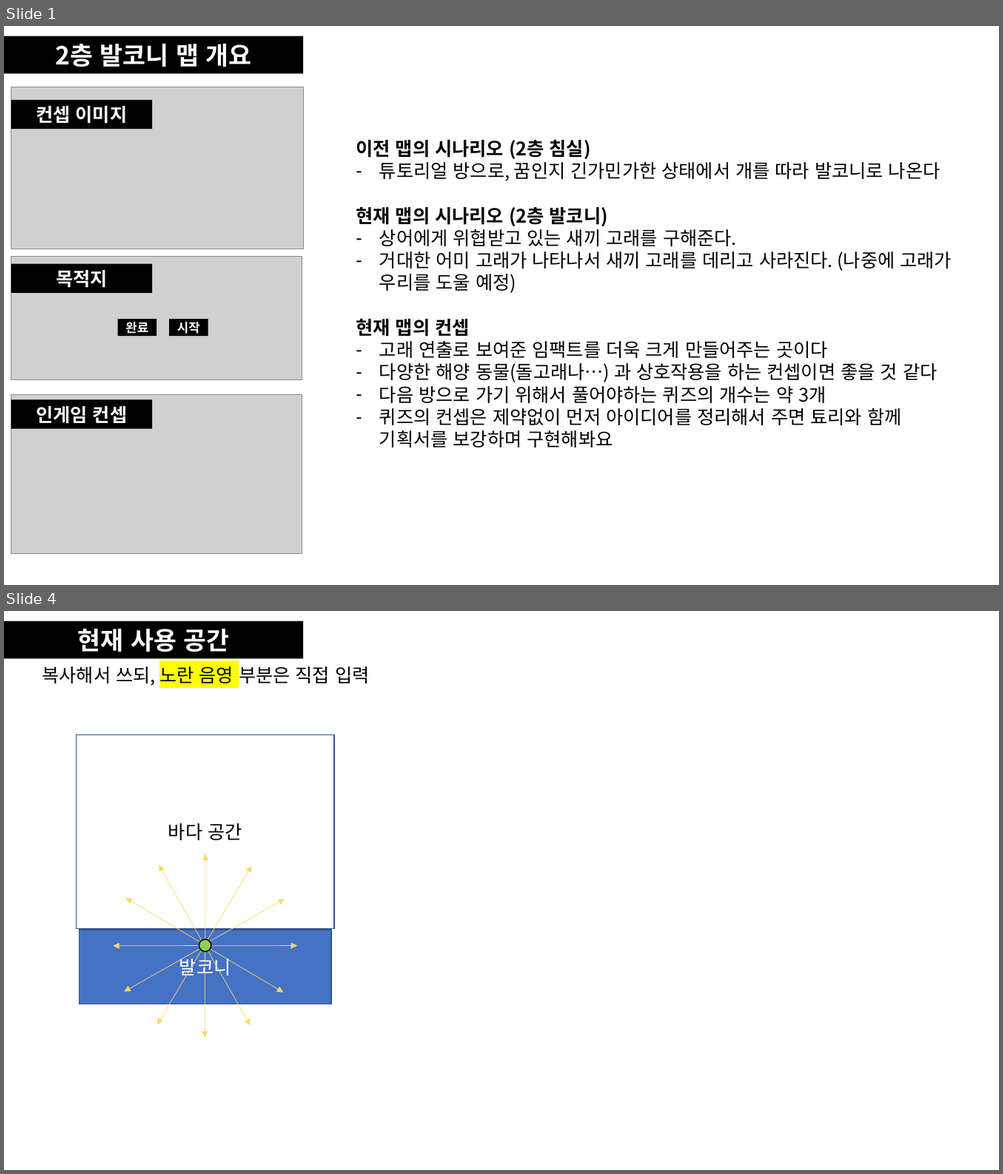
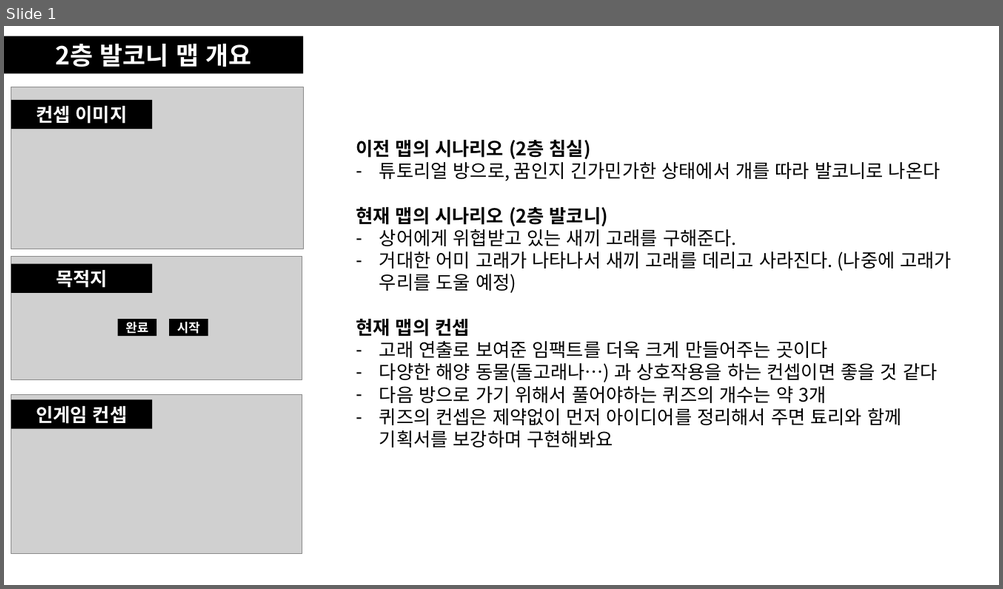
Before and after one commit to khc1201/RoomEscape, a slide deck: Dream/Build/씬 기획.pptx. Shown one above the other, each under a label of ours: slides 1 and 4 before the commit, slide 1 after it; the slides between them are not shown. The pictures are 1003x1174 and 1003x589 pixels, drawn with LibreOffice and Linux fonts; fonts in the diff are those of the drawing; grey boxes stand for pictures. Boxes give left, top, right and bottom in pixels: in the first picture for what was removed or moved away, otherwise in the second. Text is boxed around its words. In the diff, an @@ line names an element or a change of style, - is before the commit and + after.

```diff
--- a/Dream/Build/씬 기획.pptx
+++ b/Dream/Build/씬 기획.pptx
@@ slide 4 removed at <box>4,611,999,1170</box>, background #FFFFFF @@
@@ rectangle removed at <box>4,621,303,659</box> @@
-현재 사용 공간
@@ text removed at <box>42,667,369,686</box> @@
-복사해서 쓰되, 노란 음영 부분은 직접 입력
@@ rectangle removed at <box>77,735,335,929</box> @@
-바다 공간
@@ rectangle removed at <box>79,931,331,1005</box> @@
-발코니
@@ group removed at <box>113,854,297,1038</box>: 12 arrows, 1 ellipse @@
```
Also in this commit, not shown: 2 slides changed, 7 slides added, 1 other slide removed, 36 other files.
